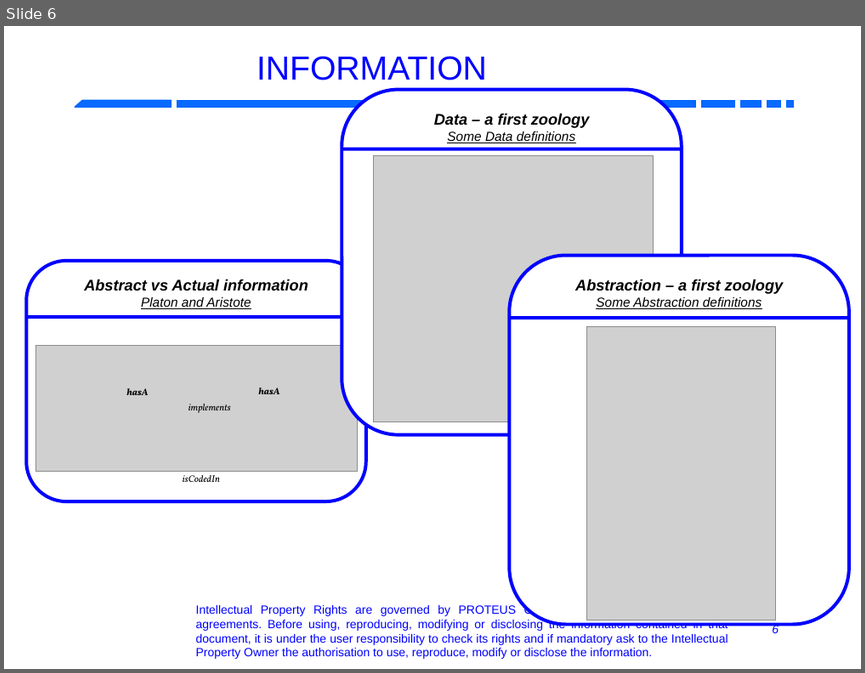
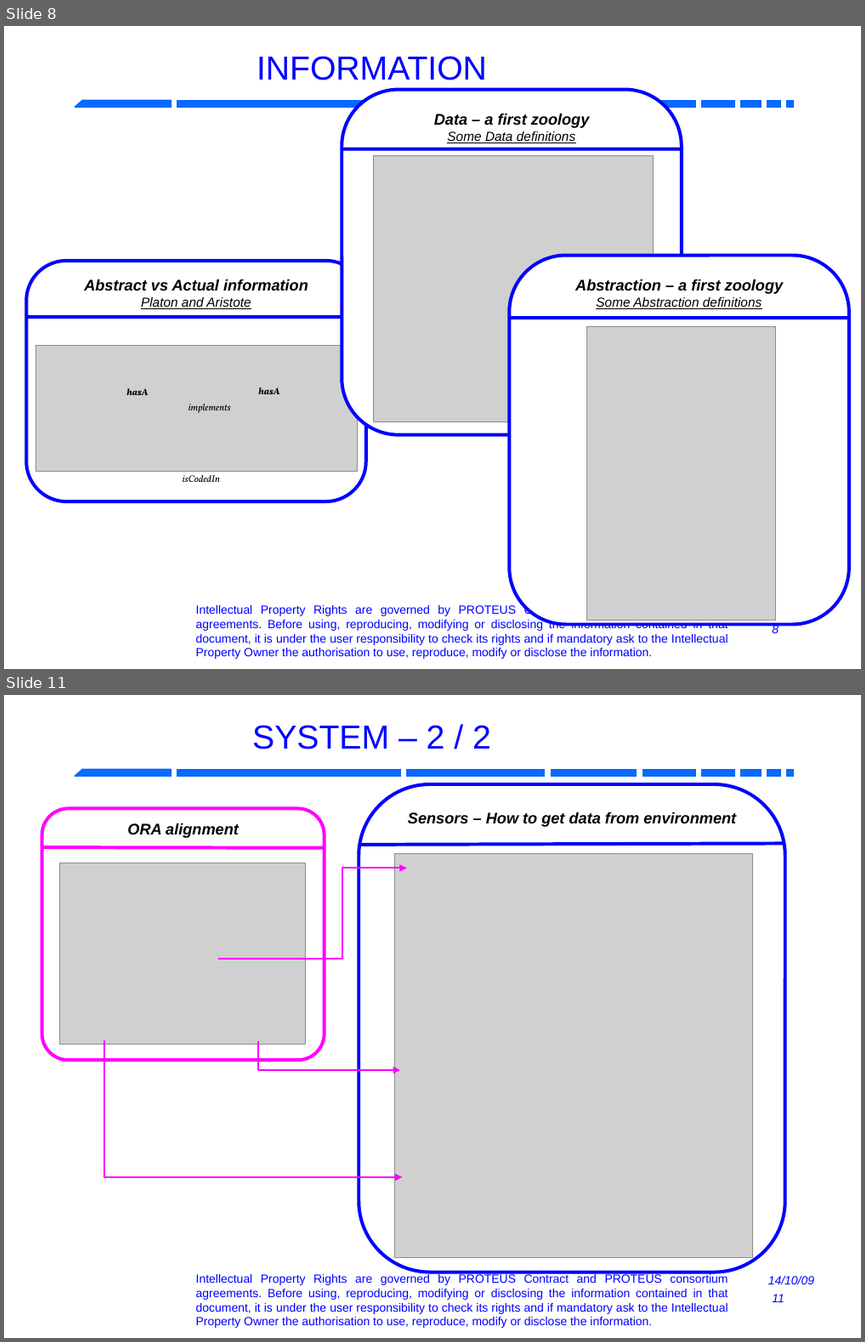
Before and after one commit to RobotML/RobotML, a slide deck: Ontologies/ORA/Meetings/20131103-IROS-Tokyo/R4.1.6-P5.9-ARoboticOntology.odp. Shown one above the other, each under a label of ours: slide 6 before the commit, slides 8 and 11 after it; the slides between them are not shown. The pictures are 865x673 and 865x1342 pixels, drawn with LibreOffice and Linux fonts; fonts in the diff are those of the drawing; grey boxes stand for pictures; background and template pictures are left out. Boxes give left, top, right and bottom in pixels: in the first picture for what was removed or moved away, otherwise in the second. Text is boxed around its words. In the diff, an @@ line names an element or a change of style, - is before the commit and + after.

```diff
--- a/Ontologies/ORA/Meetings/20131103-IROS-Tokyo/R4.1.6-P5.9-ARoboticOntology.odp
+++ b/Ontologies/ORA/Meetings/20131103-IROS-Tokyo/R4.1.6-P5.9-ARoboticOntology.odp
@@ slide 11 added at (4, 695, 861, 1338), background #FFFFFF; not listed: 12 template elements that a slide beside it also shows @@
@@ title added at (252, 725, 491, 749), 28 pt, text #0000FF @@
+SYSTEM – 2 / 2
@@ freeform shape added at (358, 784, 785, 1271), fill #FFFFFF at 50% opacity, outline #0000FF 2.83 pt, 13 pt, text #000000, bold, italic @@
+Sensors – How to get data from environment
@@ line added from (361, 844) to (783, 843), #0000FF 2.83 pt @@
@@ group added at (41, 808, 407, 1176): 3 freeform shapes, 1 rounded rectangle, 1 line, 1 picture @@
+ORA alignment
@@ picture added at (395, 853, 753, 1257) @@
@@ what was slide 6 is now slide 8 @@
@@ page number at (772, 624, 778, 636): text changed @@
-6
+8
```
Also in this commit, not shown: 9 slides changed, 3 other slides added, 4 slides removed.
